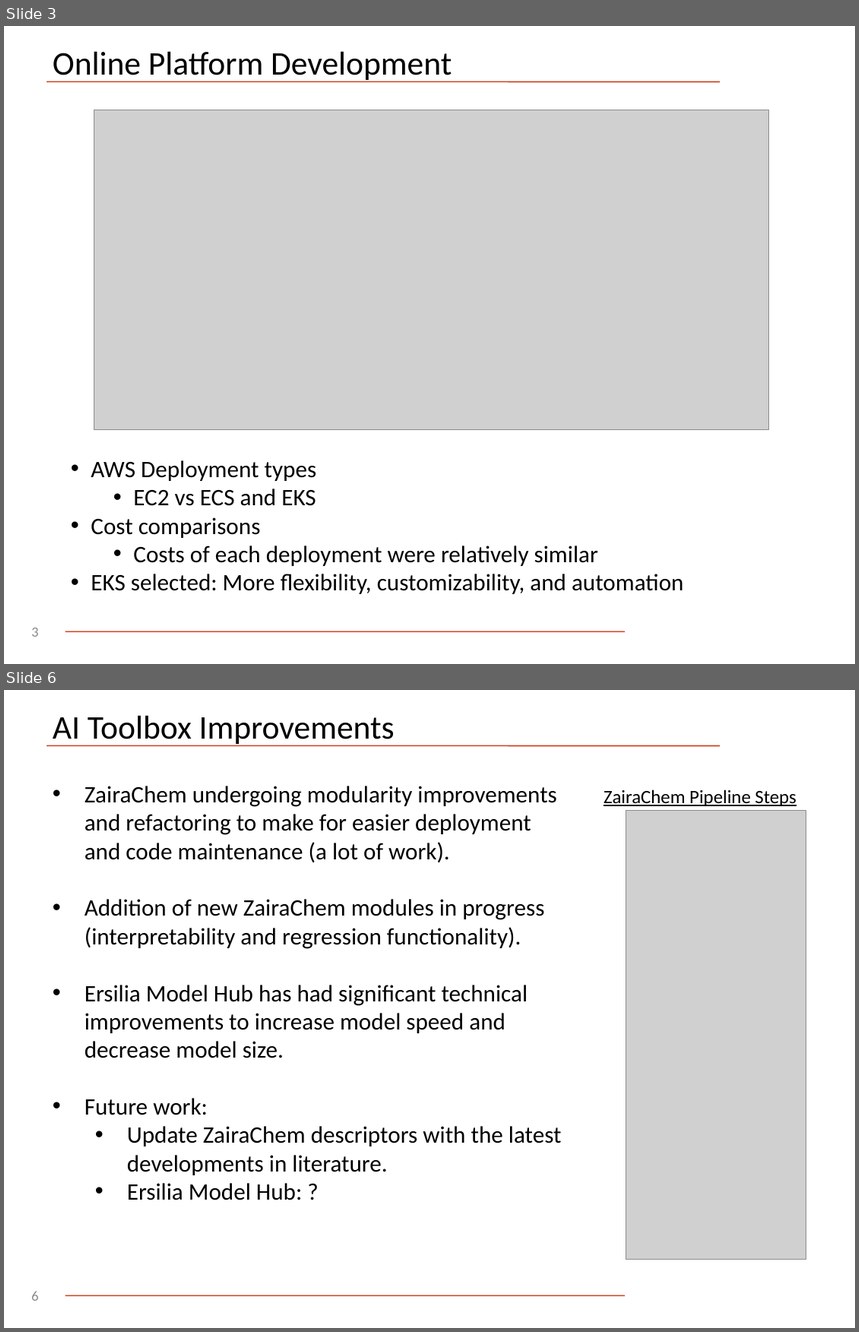
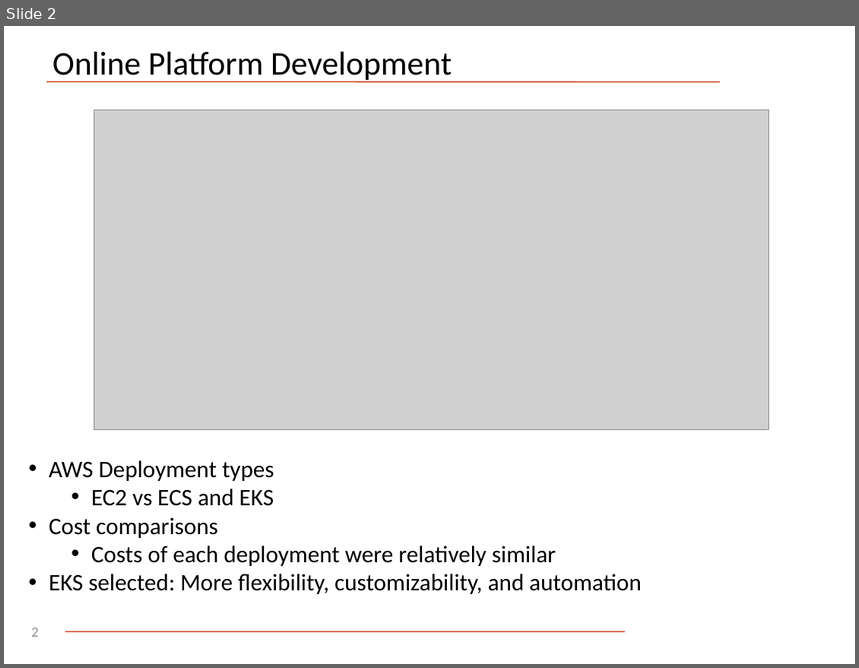
Before and after one commit to ersilia-os/aws-utils, a slide deck: ingress-controller/080125_AI2050_Full_Team_JH.pptx. Shown one above the other, each under a label of ours: slides 3 and 6 before the commit, slide 2 after it; the slides between them are not shown. The pictures are 859x1332 and 859x668 pixels, drawn with LibreOffice and Linux fonts; fonts in the diff are those of the drawing; grey boxes stand for pictures; background and template pictures are left out. Boxes give left, top, right and bottom in pixels: in the first picture for what was removed or moved away, otherwise in the second. Text is boxed around its words. In the diff, an @@ line names an element or a change of style, - is before the commit and + after.

```diff
--- a/ingress-controller/080125_AI2050_Full_Team_JH.pptx
+++ b/ingress-controller/080125_AI2050_Full_Team_JH.pptx
@@ slide 6 removed at (4, 690, 855, 1328), background #FFFFFF; not listed: 2 template elements that a slide beside it also shows @@
@@ title removed at (53, 715, 395, 746) @@
-AI Toolbox Improvements
@@ text removed at (85, 786, 562, 1201) @@
-• ZairaChem undergoing modularity improvements and refactoring to make for easier deployment and code maintenance (a lot of work).
-• Addition of new ZairaChem modules in progress (interpretability and regression functionality).
-• Ersilia Model Hub has had significant technical improvements to increase model speed and decrease model size.
-• Future work:
-  • Update ZairaChem descriptors with the latest developments in literature.
-  • Ersilia Model Hub: ?
@@ text removed at (604, 790, 796, 806) @@
-ZairaChem Pipeline Steps
@@ picture removed at (626, 811, 807, 1259) @@
@@ page number removed at (31, 1291, 38, 1301) @@
-6
@@ what was slide 3 is now slide 2 @@
@@ slide 2 changed as well @@
@@ text "AWS Deployment types": place and size @@
-text "AWS Deployment types" at (91, 461, 684, 594)
+text "AWS Deployment types" at (49, 461, 642, 594)
@@ page number at (31, 628, 38, 637): text changed @@
-3
+2
```
Also in this commit, not shown: 1 other slide changed, 1 slide added, 4 other slides removed.
